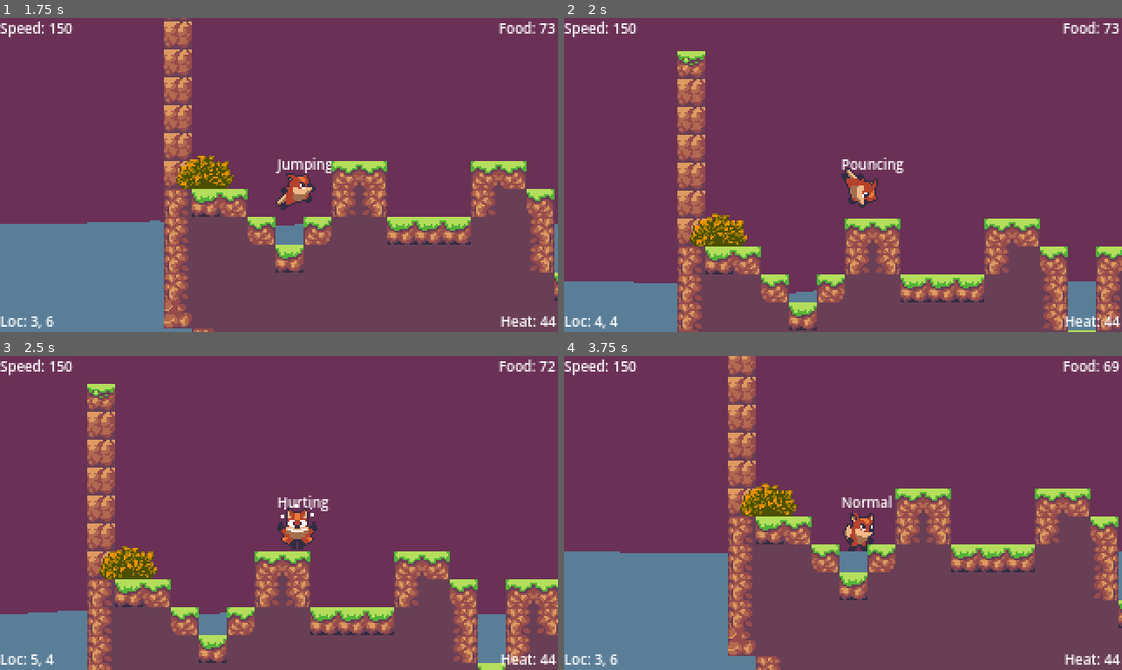
Above: before the commit, frames 1-4 (two rows, left to right).
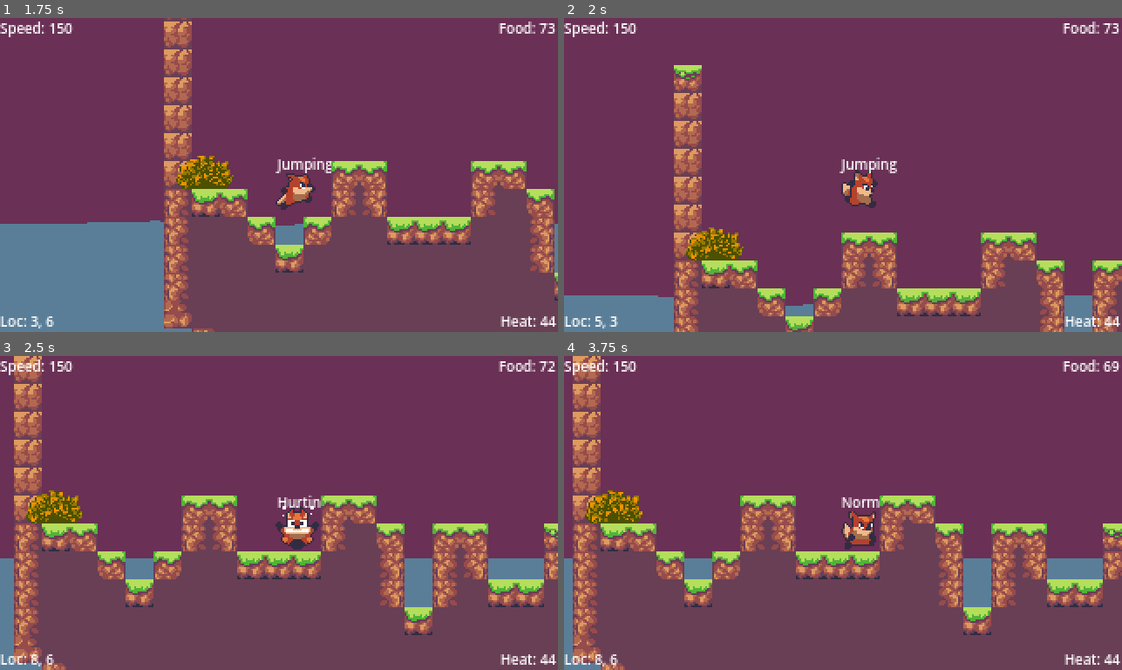
Above: after the commit, the same moments.

Repository: JP-Dhabolt/fox-in-a-firestorm
Game: Godot game, scene res://scenes/levels/Main.tscn
Same seed, same stepped clock (60 frames per second), same inputs: the game is played once before the commit and once after it. The engine's default icon, where the game draws it, is replaced by a stand-in: a white triangle on a blue panel in a dark square.
Inputs:
- Up to frame 1 (1.75 s): click "Test Level" at 0.5 s; hold D (move_right) from 1.28 s (still down); tap S (pounce, bound only after the commit) at 1.35 s; tap Space (jump) at 1.52, 1.55 s
- Up to frame 2 (2 s): keep holding D (move_right); tap Space (jump) at 1.82 s
- Up to frame 3 (2.5 s): keep holding D (move_right); tap Space (jump) at 2.1, 2.27 s; tap S (pounce, bound only after the commit) at 2.3 s
- Up to frame 4 (3.75 s): tap Space (jump) at 2.57, 3.05 s; release D (move_right) at 2.78 s; hold A (move_left) 2.78-3.53 s; tap S (pounce, bound only after the commit) at 2.85, 3.6 s; hold D (move_right) from 3.53 s (still down)

Frame 1 is identical in both runs. In frame 2, 16% of the frame differs, in the area x 0-100%, y 10-100%; in frame 3, 28%; in frame 4, 31%, in the area x 0-100%, y 0-100%.

Commit message:
Add pounce action
Additionally fixed keybinds that were broken

Diff:
--- a/game/project.godot
+++ b/game/project.godot
@@ -78,7 +78,7 @@
 "events": [Object(InputEventKey,"resource_local_to_scene":false,"resource_name":"","device":-1,"window_id":0,"alt_press …(191 unchanged characters)…
 , Object(InputEventKey,"resource_local_to_scene":false,"resource_name":"","device":-1,"window_id":0,"alt_pressed":false …(186 unchanged characters)…
 , Object(InputEventJoypadMotion,"resource_local_to_scene":false,"resource_name":"","device":0,"axis":0,"axis_value":-1.0,"script":null)
-, Object(InputEventJoypadButton,"resource_local_to_scene":false,"resource_name":"","device":0,"button_index":14,"pressure":0.0,"pressed":false,"script":null)
+, Object(InputEventJoypadButton,"resource_local_to_scene":false,"resource_name":"","device":0,"button_index":13,"pressure":0.0,"pressed":false,"script":null)
 ]
 }
 move_right={
@@ -86,7 +86,15 @@
 "events": [Object(InputEventKey,"resource_local_to_scene":false,"resource_name":"","device":-1,"window_id":0,"alt_press …(192 unchanged characters)…
 , Object(InputEventKey,"resource_local_to_scene":false,"resource_name":"","device":-1,"window_id":0,"alt_pressed":false …(186 unchanged characters)…
 , Object(InputEventJoypadMotion,"resource_local_to_scene":false,"resource_name":"","device":0,"axis":0,"axis_value":1.0,"script":null)
-, Object(InputEventJoypadButton,"resource_local_to_scene":false,"resource_name":"","device":0,"button_index":15,"pressure":0.0,"pressed":false,"script":null)
+, Object(InputEventJoypadButton,"resource_local_to_scene":false,"resource_name":"","device":-1,"button_index":14,"pressure":0.0,"pressed":false,"script":null)
+]
+}
+pounce={
+"deadzone": 0.5,
+"events": [Object(InputEventKey,"resource_local_to_scene":false,"resource_name":"","device":-1,"window_id":0,"alt_pressed":false,"shift_pressed":false,"ctrl_pressed":false,"meta_pressed":false,"pressed":false,"keycode":0,"physical_keycode":83,"key_label":0,"unicode":115,"location":0,"echo":false,"script":null)
+, Object(InputEventKey,"resource_local_to_scene":false,"resource_name":"","device":-1,"window_id":0,"alt_pressed":false,"shift_pressed":false,"ctrl_pressed":false,"meta_pressed":false,"pressed":false,"keycode":0,"physical_keycode":4194322,"key_label":0,"unicode":0,"location":0,"echo":false,"script":null)
+, Object(InputEventJoypadMotion,"resource_local_to_scene":false,"resource_name":"","device":-1,"axis":1,"axis_value":1.0,"script":null)
+, Object(InputEventJoypadButton,"resource_local_to_scene":false,"resource_name":"","device":-1,"button_index":12,"pressure":0.0,"pressed":false,"script":null)
 ]
 }
 
--- a/game/scenes/characters/Player/States/Jumping.gd
+++ b/game/scenes/characters/Player/States/Jumping.gd
@@ -13,5 +13,5 @@
 	var player = state_machine.player
 	if player.velocity.y >= 0 and player.is_on_floor():
 		state_machine.transition_to(state_machine.states.normal)
-	if Input.is_action_just_pressed("jump"):
+	if Input.is_action_just_pressed("pounce"):
 		state_machine.transition_to(state_machine.states.pouncing)
